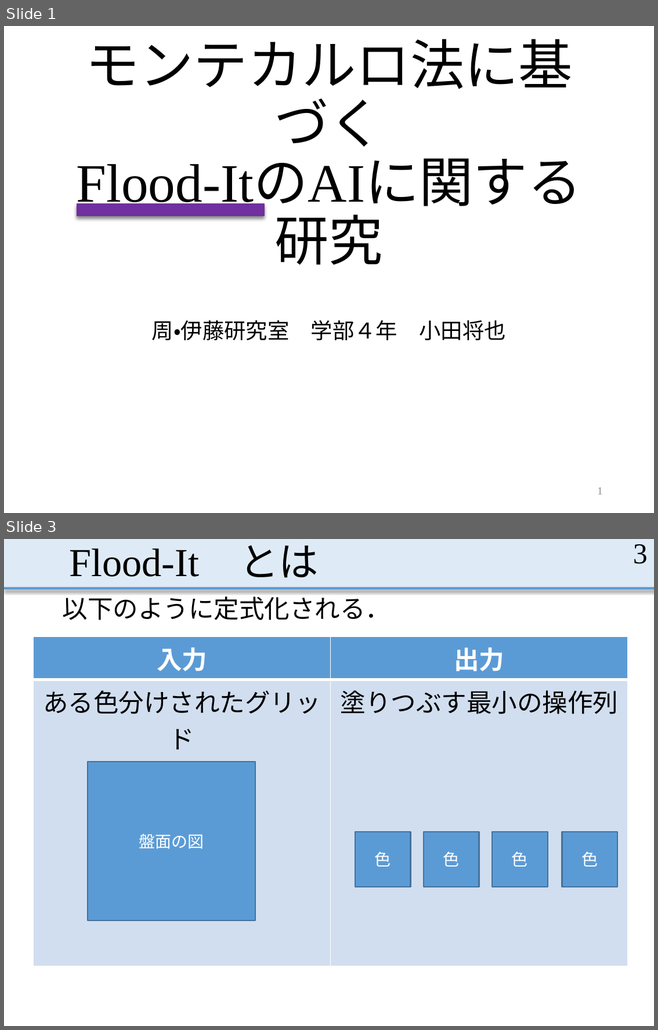
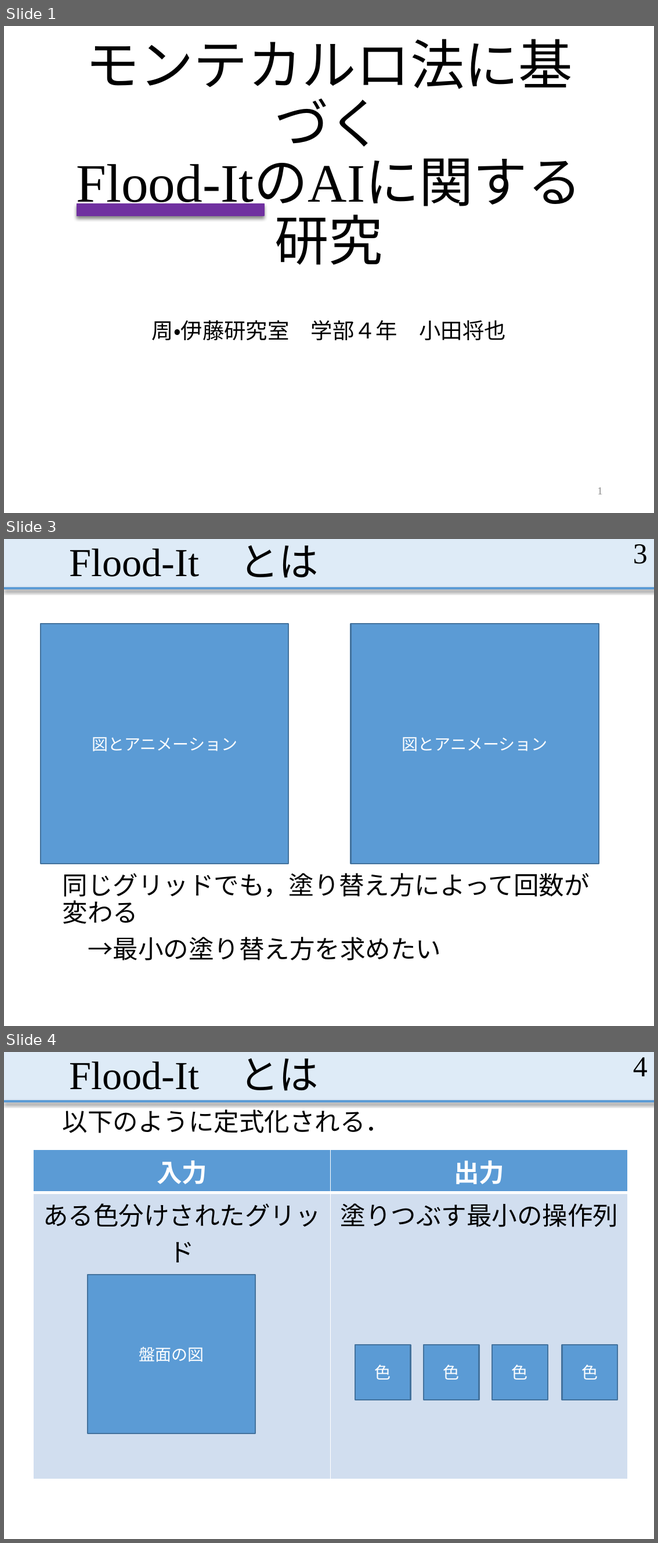
Before and after one commit to MasayaOda/SR, a slide deck: 中間発表.pptx. Shown one above the other, each under a label of ours: slides 1 and 3 before the commit, slides 1, 3 and 4 after it; the slides between them are not shown. The pictures are 658x1030 and 658x1543 pixels, drawn with LibreOffice and Linux fonts; fonts in the diff are those of the drawing. Boxes give left, top, right and bottom in pixels: in the first picture for what was removed or moved away, otherwise in the second. Text is boxed around its words. In the diff, an @@ line names an element or a change of style, - is before the commit and + after.

Commit message:
先輩方に確認していただいた

```diff
--- a/中間発表.pptx
+++ b/中間発表.pptx
@@ slide 3 added at (x1=4, y1=539, x2=654, y2=1026), background #FFFFFF; not listed: 2 template elements that a slide beside it also shows @@
@@ title added at (x1=69, y1=545, x2=318, y2=578), 44 pt, text #000000 @@
+Flood-It とは
@@ page number added at (x1=633, y1=544, x2=647, y2=564), 32 pt, text #000000 @@
+3
@@ rectangle added at (x1=41, y1=624, x2=289, y2=864), fill #5B9BD5, outline #43739E 1.5 pt, 18 pt, text #FFFFFF @@
+図とアニメーション
@@ rectangle added at (x1=350, y1=624, x2=598, y2=864), fill #5B9BD5, outline #43739E 1.5 pt, 18 pt, text #FFFFFF @@
+図とアニメーション
@@ text added at (x1=63, y1=873, x2=589, y2=961), 28 pt, text #000000 @@
+同じグリッドでも，塗り替え方によって回数が変わる
+→最小の塗り替え方を求めたい
@@ what was slide 3 is now slide 4 @@
@@ page number at (x1=633, y1=1057, x2=647, y2=1076): text changed @@
-3
+4
```
Also in this commit, not shown: 5 slides changed, 3 other slides added, 1 slide removed, 1 other file.
